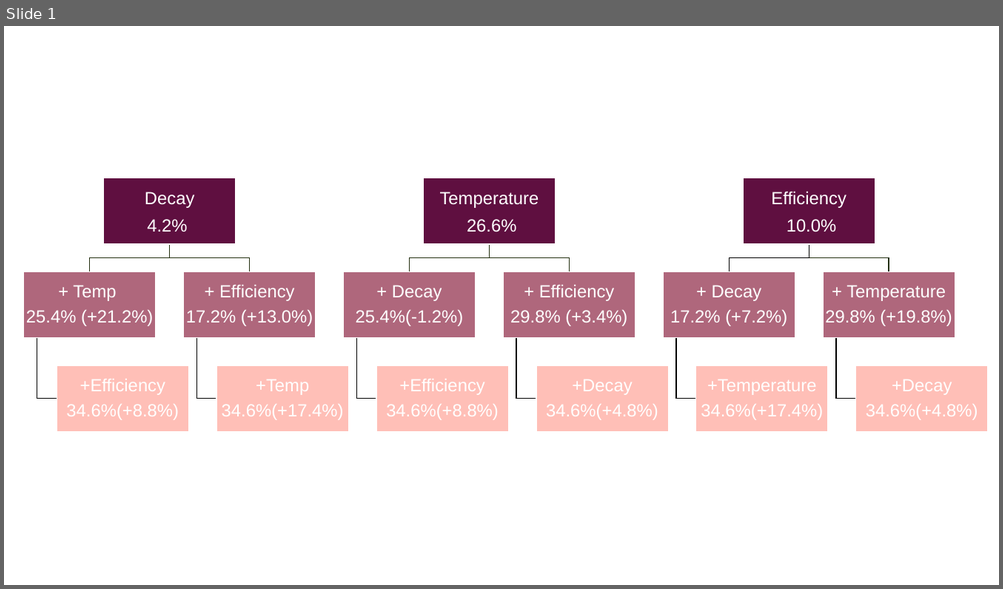
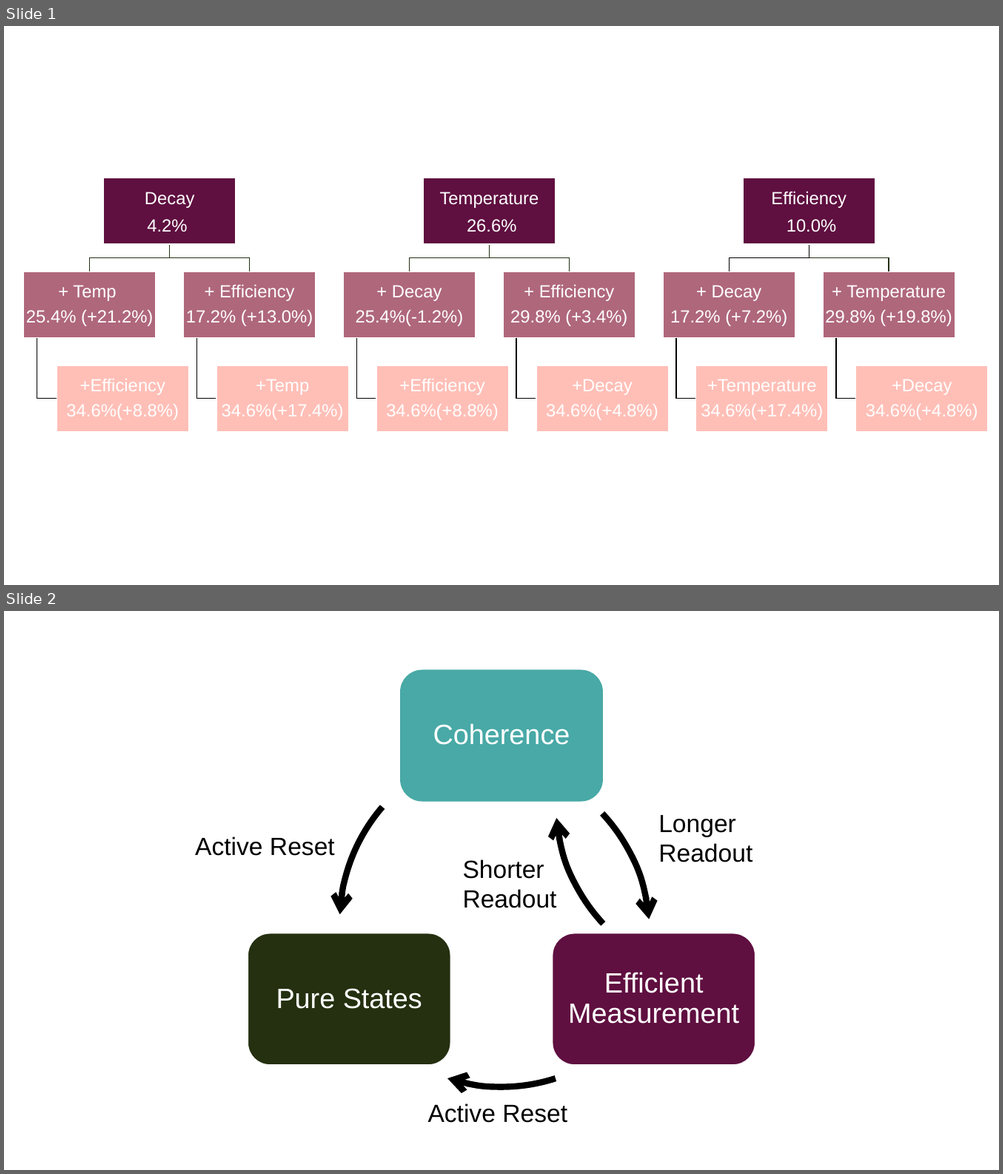
Before and after one commit to JohannSeverin/Master_Thesis, a slide deck: Figs/other_results.pptx. Shown one above the other, each under a label of ours: slide 1 before the commit, slides 1 and 2 after it. The pictures are 1003x589 and 1003x1174 pixels, drawn with LibreOffice and Linux fonts; fonts in the diff are those of the drawing. Boxes give left, top, right and bottom in pixels: in the first picture for what was removed or moved away, otherwise in the second. Text is boxed around its words. In the diff, an @@ line names an element or a change of style, - is before the commit and + after.

```diff
--- a/Figs/other_results.pptx
+++ b/Figs/other_results.pptx
@@ slide 2 added at bbox=[4, 611, 999, 1170], background #FFFFFF @@
@@ freeform shape added at bbox=[556, 628, 908, 980], outline #000000 6 pt @@
@@ freeform shape added at bbox=[267, 673, 764, 1170], outline #000000 6 pt @@
@@ freeform shape added at bbox=[400, 670, 603, 802], fill #48A9A6, 27 pt, text #FFFFFF @@
+Coherence
@@ freeform shape added at bbox=[326, 735, 677, 1087], outline #000000 6 pt @@
@@ freeform shape added at bbox=[298, 758, 649, 1110], outline #000000 6 pt @@
@@ text added at bbox=[658, 815, 752, 863], 24 pt, text #000000 @@
+Longer Readout
@@ text added at bbox=[195, 837, 335, 856], 24 pt, text #000000 @@
+Active Reset
@@ text added at bbox=[463, 860, 557, 908], 24 pt, text #000000 @@
+Shorter Readout
@@ freeform shape added at bbox=[248, 934, 451, 1065], fill #243010, outline #FFFFFF 1 pt, 27 pt, text #FFFFFF @@
+Pure States
@@ freeform shape added at bbox=[552, 934, 755, 1065], fill #5F0F40, outline #FFFFFF 1 pt, 27 pt, text #FFFFFF @@
+Efficient Measurement
@@ text added at bbox=[428, 1104, 567, 1123], 24 pt, text #000000 @@
+Active Reset
```
Also in this commit, not shown: 13 other files.
